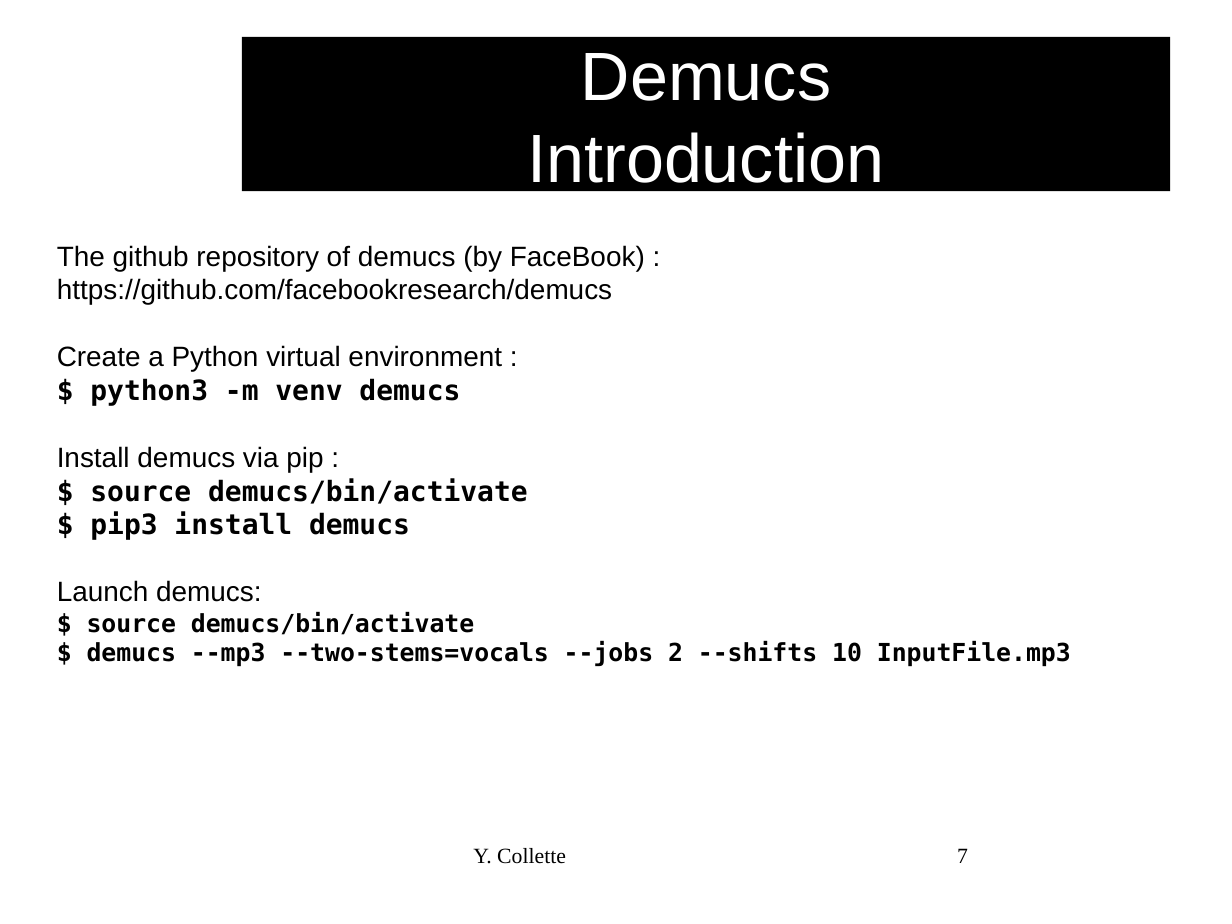
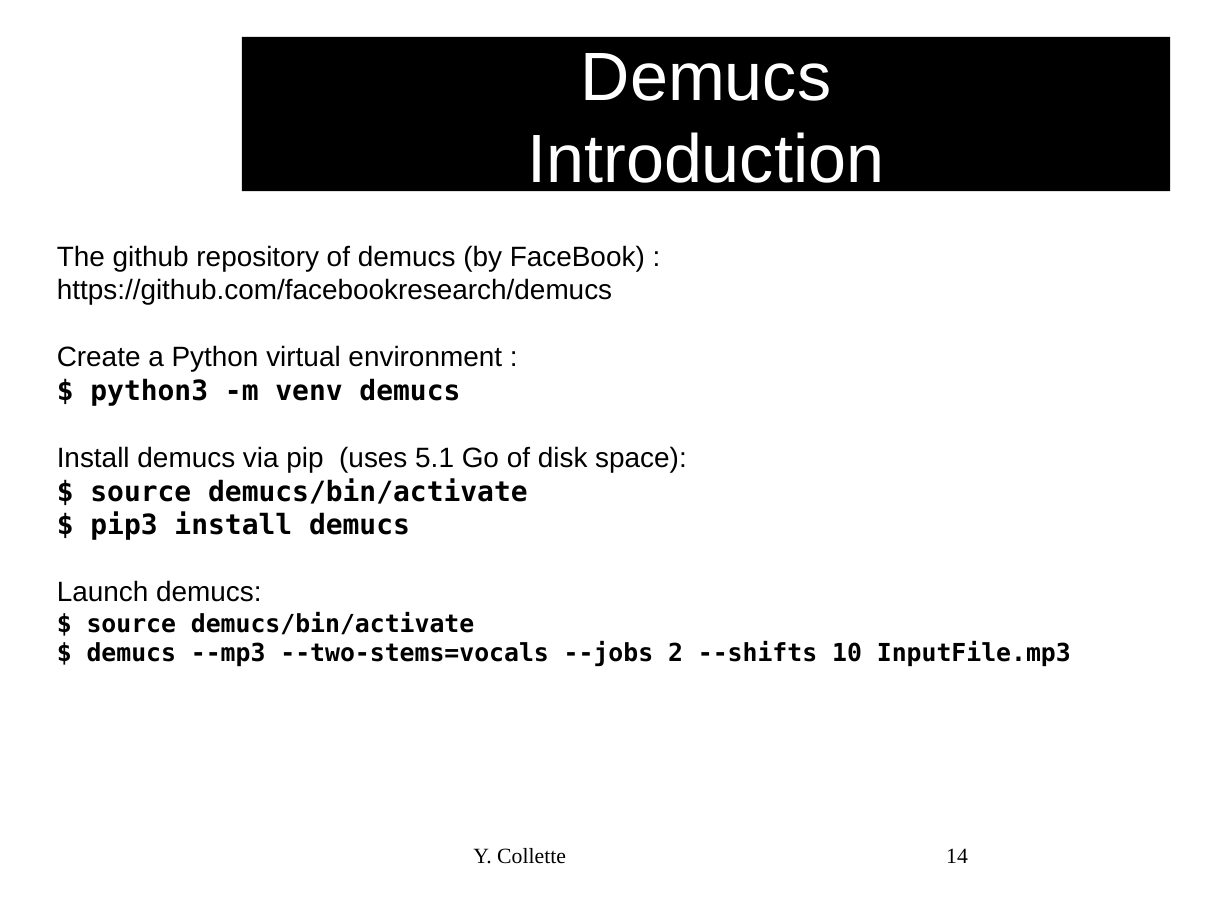
Before and after one commit to audinux/audinux.github.io, a slide deck: slide 14 of workshop/audio/Audacity.odp (slide 7 before the commit). Drawn at 1232x924 pixels with LibreOffice and Linux fonts; fonts in the diff are those of the drawing; background and template pictures are left out. Boxes give left, top, right and bottom in pixels: in the first picture for what was removed or moved away, otherwise in the second. Text is boxed around its words. In the diff, an @@ line names an element or a change of style, - is before the commit and + after.

```diff
--- a/workshop/audio/Audacity.odp
+++ b/workshop/audio/Audacity.odp
@@ text at [57,446,687,472]: text changed @@
-Install demucs via pip :
+Install demucs via pip (uses 5.1 Go of disk space):
@@ page number at [946,848,968,863]: text changed @@
-7
+14
```
Also in this commit, not shown: 4 other slides changed, 8 slides added, 5 other files.
